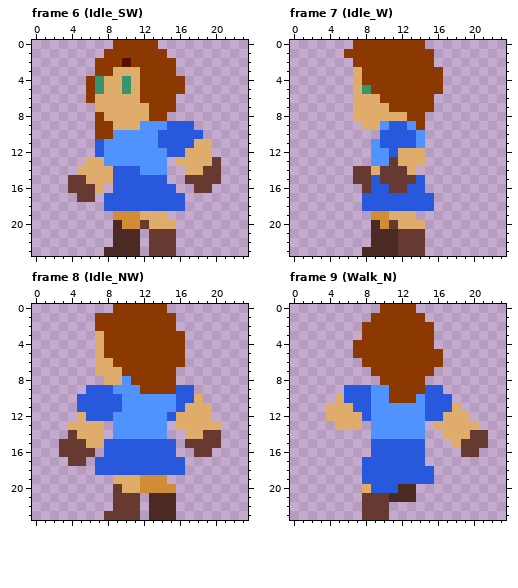
Two states of a pixel-art file, The Curious Life of Eden/Assets/Sprites/EdenSprites.aseprite. The picture above was drawn from the file before the commit.
24x24 pixels, 72 frames. Shown: frame 6 (Idle_SW), frame 7 (Idle_W), frame 8 (Idle_NW), frame 9 (Walk_N). The commit also changed other frames, which this record leaves out.
And afterwards:
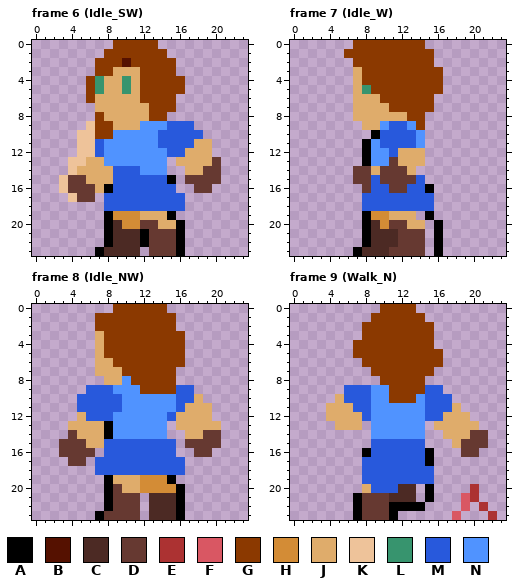
Palette (. is transparent): A #000000  B #551100  C #4c2a24  D #663931  E #ac3232  F #d95763  G #8b3900  H #d38c36  J #dfac6b  K #eec39a  L #37946e  M #2859dc  N #5093ff
Commit message: EdenSprite: begin sketching of attack cycles
The edit:
layer "Sketch/Sketch" now shown
layer "Sketch/Sketch_Legs" now shown
--- frame 6 (Idle_SW), layers "Color/LegFront", "Sketch/Sketch"
@@ x 0..23 @@
  8 .......GJJJJJGG.........
- 9 .......GGJJJNNNMMM......
-10 .......GGNNNNNMMMMM.....
-11 .......MNNNNNNMMMMJJ....
-12 .......MNNNNNNNMMJJJ....
-13 ......JJNNNNNNN.JJJJD...
-14 .....JJJJMMMNNN..JJDD...
-15 ....DDJJJMMMMMM..DDDD...
-16 ....DDDJ.MMMMMMM..DD....
-17 .....DD.MMMMMMMMM.......
+ 9 ......KGGJJJNNNMMM......
+10 .....KKGGNNNNNMMMMM.....
+11 .....KKMNNNNNNMMMMJJ....
+12 .....KKMNNNNNNNMMJJJ....
+13 ....KKJJNNNNNNN.JJJJD...
+14 ....KJJJJMMMNNN..JJDD...
+15 ...KDDJJJMMMMMMA.DDDD...
+16 ...KDDDJAMMMMMMM..DD....
+17 ....KDD.MMMMMMMMM.......
 18 ........MMMMMMMMM.......
-19 .........HHHJJJ.........
-20 .........CHHDJJJ........
-21 .........CCC.DDD........
-22 .........CCC.DDD........
-23 ........CCCC.DDD........
+19 ........AHHHJJJA........
+20 ........ACHHDDJJA.......
+21 ........ACCCADDDA.......
+22 ........ACCCADDDA.......
+23 .......ACCCC.DDDA.......
--- frame 7 (Idle_W), layers "Color/LegFront", "Sketch/Sketch"
@@ x 5..18 @@
  9 ...JJNMMNG....
-10 .....MMMMN....
-11 ....NMMMMN....
-12 ....NNMJJJ....
-13 ....NNDJJJ....
+10 ....AMMMMN....
+11 ...ANMMMMN....
+12 ...ANNMJJJ....
+13 ...ANNDJJJ....
 14 ..DDJDDDJ.....
 15 ..DDMDDDDM....
-16 ...DMMDDMM....
+16 ...DMMDDMMA...
 17 ...MMMMMMMM...
 18 ...MMMMMMMM...
-19 ....HHJJJ.....
-20 ....CHDJJJ....
-21 ....CCCDDD....
-22 ....CCCDDD....
-23 ...CCCCDDD....
+19 ...AHHJJJ.A...
+20 ...ACHDDJJ.A..
+21 ...ACCCDDD.A..
+22 ...ACCCDDD.A..
+23 ..ACCCDDDD.A..
--- frame 8 (Idle_NW), layer "Sketch/Sketch"
@@ x 6..10 @@
 12 MMMNN
-13 JJ.NN
-14 JJ.NN
+13 JJANN
+14 JJANN
 15 JJMMM
@@ x 5..18 @@
 18 ..MMMMMMMMMM..
-19 ....JJJHHH....
-20 ....DJJHHHH...
-21 ....DDD.CCC...
-22 ....DDD.CCC...
-23 ...DDDD.CCC...
+19 ...AJJJHHHA...
+20 ...ADJJHHHHA..
+21 ...ADDD.CCCA..
+22 ...ADDD.CCCA..
+23 ..ADDDD.CCCA..
--- frame 9 (Walk_N), layer "Sketch/Sketch_Legs"
@@ x 0..23 @@
 15 .........MMMMMM...JDDD..
-16 .........MMMMMM....DD...
-17 ........MMMMMMM.........
+16 ........AMMMMMMA...DD...
+17 ........MMMMMMMA........
 18 ........MMMMMMMM........
 19 ........MMMMMMMM........
-20 ........JMMMCC..........
-21 ........DDDCCC..........
-22 ........DDD.............
-23 ........DDD.............
+20 ........JMMMCC.A....E...
+21 .......ADDDCCC.A...FE...
+22 .......ADDDAAAA....F.E..
+23 .......ADDDA......F...E.
Where, in picture pixels (left, top, right, bottom), the same in both pictures:
added: (59, 121, 113, 256)
changed: (140, 175, 185, 256)
added: (362, 130, 380, 166)
changed: (353, 184, 443, 256)
added: (104, 421, 113, 439)
added: (95, 475, 113, 520)
added: (167, 475, 185, 520)
added: (353, 448, 497, 520)
